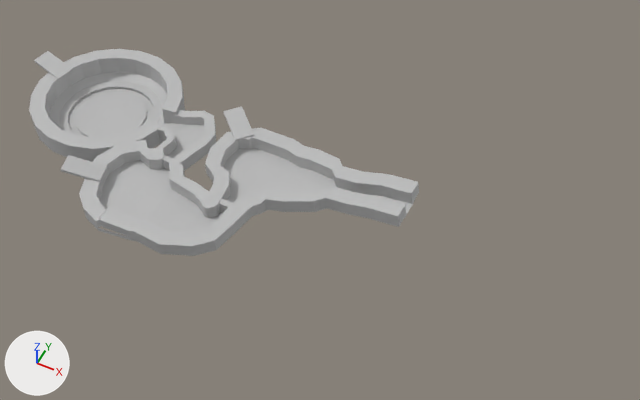
The FBX model MayaModels/scenes/Environment/Whitebox/LevelWhiteBox.fbx as it was, and as the next commit left it.
The view is the same before and after, from a 50 mm lens placed at (0.502, -0.737, 0.978), pointed at (0.119, 0.029, 0.021). Lighting does not change. The marker at lower left points along +X, +Y and +Z. Where no turn or scale is listed for an object, it has been applied to the vertices. Vertices at the same position are counted once.

The first picture shows 'BossEnemeyRamp', 'Cave', 'FirstEnemyRamp', 'Platform', 'SecondEnemyRamp', 'polySurface1', 'polySurface4', 'polySurface6'.
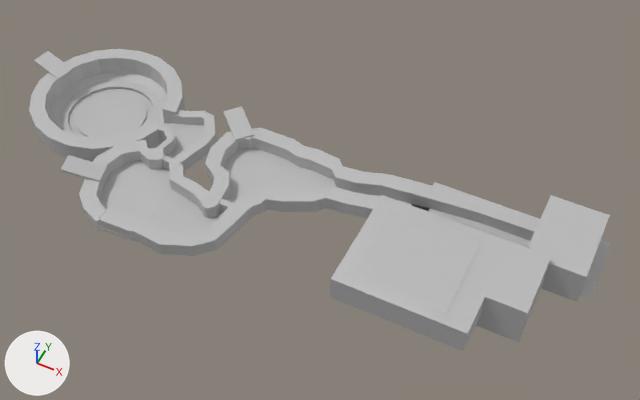
Where the newer file only moved an object's origin or applied its transform, the numbers keep the older frame.

Pixel boxes (x1, y1, x2, y2) of what changed, in the pictures (640 x 400 px):
'UpperLevel', added
    after: (330, 195, 552, 351)
'polySurface4', reshaped (48% wider, 21% taller)
    before: (169, 110, 419, 218)
    after: (169, 110, 540, 241)
'polySurface6', reshaped
    before: (100, 123, 415, 232)
    after: (100, 123, 611, 299)
'Barrier', added
    after: (528, 195, 610, 302)
part 1 of me_mesh, built on
    before: (398, 205, 406, 223)
    after: (436, 214, 527, 246)
part 2 of me_mesh_001, built on
    before: (412, 183, 419, 200)
    after: (412, 182, 540, 241)
part 3 of me_mesh_003, built on
    before: (402, 200, 415, 218)
    after: (403, 182, 611, 299)

Edits to the bpy script that builds the scene:
```text
Change me_mesh_003:
    used by ob_polysurface6; location = (0.026, -0.016, 0.02)
    remove me_mesh_003.from_pydata(...)  # 135 vertices, 96 faces; spans x -0.224..0.222, y -0.125..0.125, z -0.028..0.027
    add me_mesh_003.from_pydata(...)  # 186 vertices, 137 faces; spans x -0.224..0.489, y -0.125..0.129, z -0.028..0.027
    me_mesh_003 part 3
    2 vertices are removed from x 0.222, y 0.046..0.084, z 0.026..0.027
    2 faces are deleted
    2 vertices move from x 0.222, y 0.054..0.076, z 0.026..0.027 to x 0.234, y 0.053..0.078, z 0.027
    23 vertices are added at x 0.234..0.463, y 0.027..0.129, z 0.027
    25 new vertices lie (0.026, 0.0, 0.0) away from vertices in x 0.222..0.463, y 0.027..0.129, z 0.026..0.027
    5 new vertices lie (0.025, 0.0, 0.0) away from vertices in x 0.362, y 0.027..0.129, z 0.027
    43 new faces join them
Change me_mesh:
    used by ob_polysurface1; location = (0.224, 0.026, 0.031)
    remove me_mesh.from_pydata(...)  # 346 vertices, 306 faces; spans x -0.436..0.023, y -0.183..0.029, z -0.032..0.035
    add me_mesh.from_pydata(...)  # 366 vertices, 324 faces; spans x -0.436..0.204, y -0.183..0.029, z -0.032..0.041
    me_mesh part 1
    2 vertices are removed from x 0.022, y -0.004..0.004, z 0.028
    7 faces are deleted
    4 vertices move from x 0.023, y -0.004..0.004, z 0.014..0.021 to x 0.109..0.11, y -0.012..0.012, z 0.019..0.026
    10 vertices are added at x 0.108..0.204, y -0.012..0.012, z 0.019..0.04
    6 new vertices lie (0.094, 0.0, 0.001) away from vertices in x 0.023..0.108, y -0.012..0.012, z 0.021..0.04
    6 new vertices lie (0.0, 0.0, -0.007) away from vertices in x 0.108..0.202, y -0.012..0.012, z 0.04..0.041
    25 new faces join them
Change me_mesh_001:
    used by ob_polysurface4; location = (0.224, 0.073, 0.031)
    remove me_mesh_001.from_pydata(...)  # 290 vertices, 257 faces; spans x -0.412..0.023, y -0.145..0.037, z -0.039..0.035
    add me_mesh_001.from_pydata(...)  # 310 vertices, 275 faces; spans x -0.412..0.202, y -0.145..0.037, z -0.039..0.036
    me_mesh_001 part 2: 4 vertices moved from x 0.023, y -0.004..0.004, z 0.014..0.021 to x 0.117..0.118, y -0.003..0.021, z 0.013..0.02; 2 vertices removed from x 0.022, y -0.004..0.004, z 0.028; 22 vertices added at x 0.115..0.202, y -0.003..0.021, z 0.015..0.036
Add me_mesh_010:
    me_mesh_010.from_pydata(...)  # 117 vertices, 107 faces; spans x -0.163..0.067, y -0.106..0.076, z -0.032..0.034
    me_mesh_010.materials.append(mat_lambert1)  # grey #bcbcbc
Add me_mesh_011:
    me_mesh_011.from_pydata([(-0.0397, -0.0563, -0.0267), (0.0397, -0.0563, -0.0267), (-0.0397, -0.0563, 0.0267), (0.0397, -0.0563, 0.0267), (-0.0397, 0.0563, 0.0267), (0.0397, 0.0563, 0.0267), (-0.0397, 0.0563, -0.0267), (0.0397, 0.0563, -0.0267)], [], [(0, 1, 3, 2), (2, 3, 5, 4), (4, 5, 7, 6), (1, 7, 5, 3), (6, 0, 2, 4)])
    me_mesh_011.materials.append(mat_lambert1)  # grey #bcbcbc
Add ob_upperlevel:
    ob_upperlevel = bpy.data.objects.new('UpperLevel', me_mesh_010)
    ob_upperlevel.location = (0.386, -0.044, 0.078)
Add ob_barrier:
    ob_barrier = bpy.data.objects.new('Barrier', me_mesh_011)
    ob_barrier.location = (0.461, 0.056, 0.072)
```
